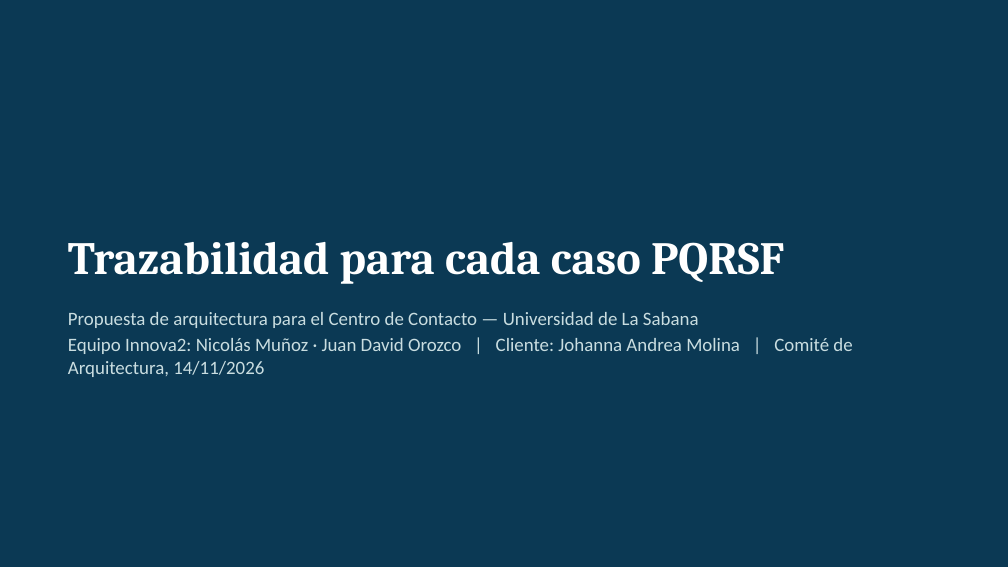
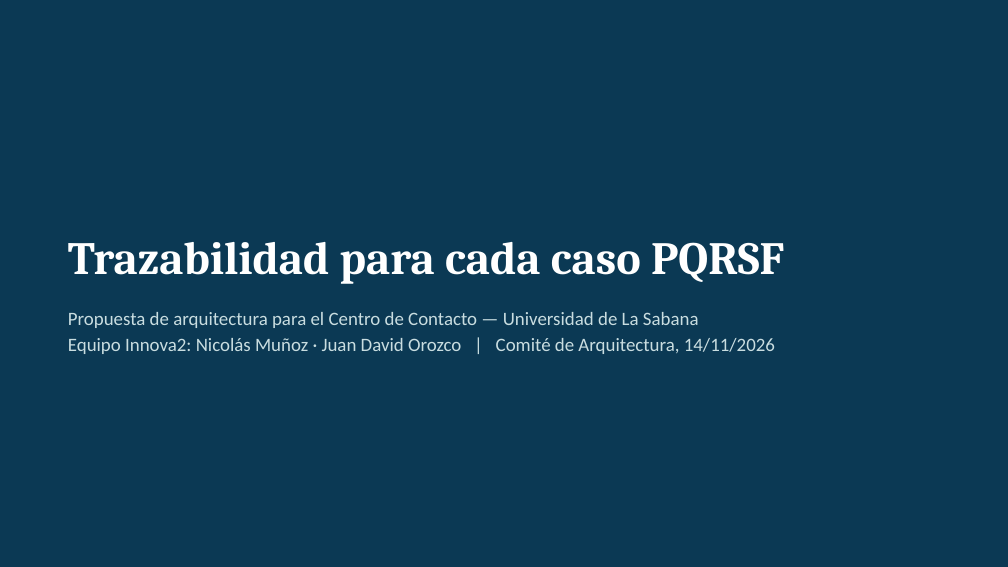
Before and after one commit to N1kxo/AREM-Innova2-JohannaMolina, a slide deck: slide 1 of 09-presentacion-final/presentacion.pptx. Drawn at 1008x567 pixels with LibreOffice and Linux fonts; fonts in the diff are those of the drawing. Boxes give left, top, right and bottom in pixels: in the first picture for what was removed or moved away, otherwise in the second. Text is boxed around its words. In the diff, an @@ line names an element or a change of style, - is before the commit and + after.

```diff
--- a/09-presentacion-final/presentacion.pptx
+++ b/09-presentacion-final/presentacion.pptx
@@ text at [68, 338, 775, 354]: text changed @@
-Equipo Innova2: Nicolás Muñoz · Juan David Orozco | Cliente: Johanna Andrea Molina | Comité de Arquitectura, 14/11/2026
+Equipo Innova2: Nicolás Muñoz · Juan David Orozco | Comité de Arquitectura, 14/11/2026
```
Also in this commit, not shown: 9 other slides changed, 17 other files.
